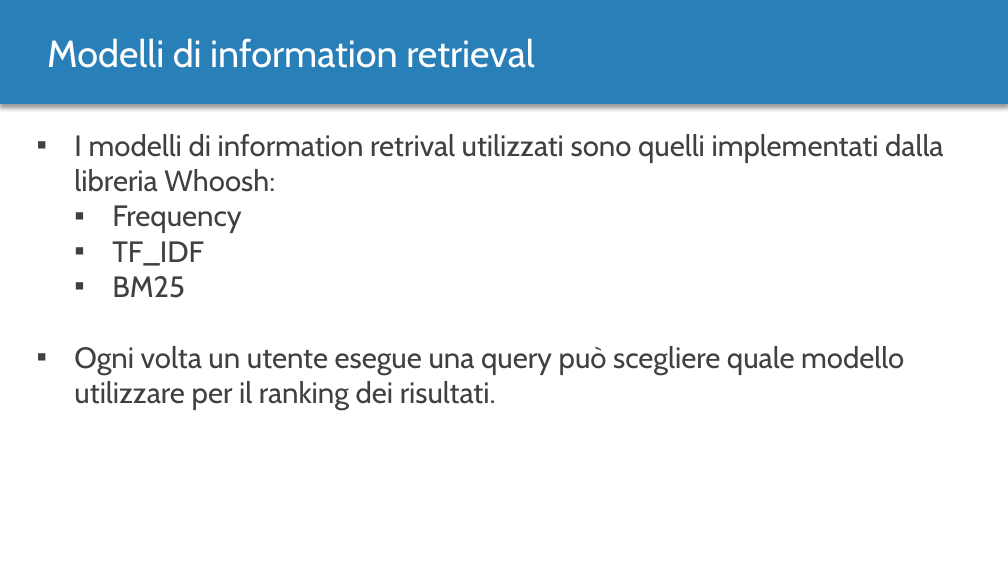
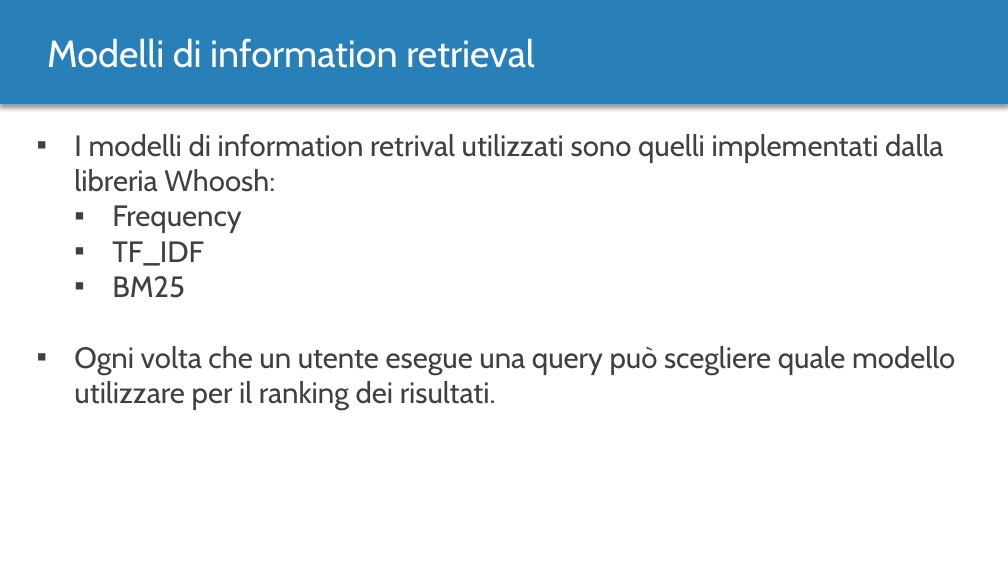
Before and after one commit to MurgoloMichele/GAvI, a slide deck: slide 20 of doc/Progetto.pptx. Drawn at 1008x567 pixels with LibreOffice and Linux fonts; fonts in the diff are those of the drawing. Boxes give left, top, right and bottom in pixels: in the first picture for what was removed or moved away, otherwise in the second. Text is boxed around its words. In the diff, an @@ line names an element or a change of style, - is before the commit and + after.

```diff
--- a/doc/Progetto.pptx
+++ b/doc/Progetto.pptx
@@ text at (74, 346, 955, 410): text changed @@
-▪ Ogni volta un utente esegue una query può scegliere quale modello utilizzare per il ranking dei risultati.
+▪ Ogni volta che un utente esegue una query può scegliere quale modello utilizzare per il ranking dei risultati.
```
Also in this commit, not shown: 2 other slides changed.
